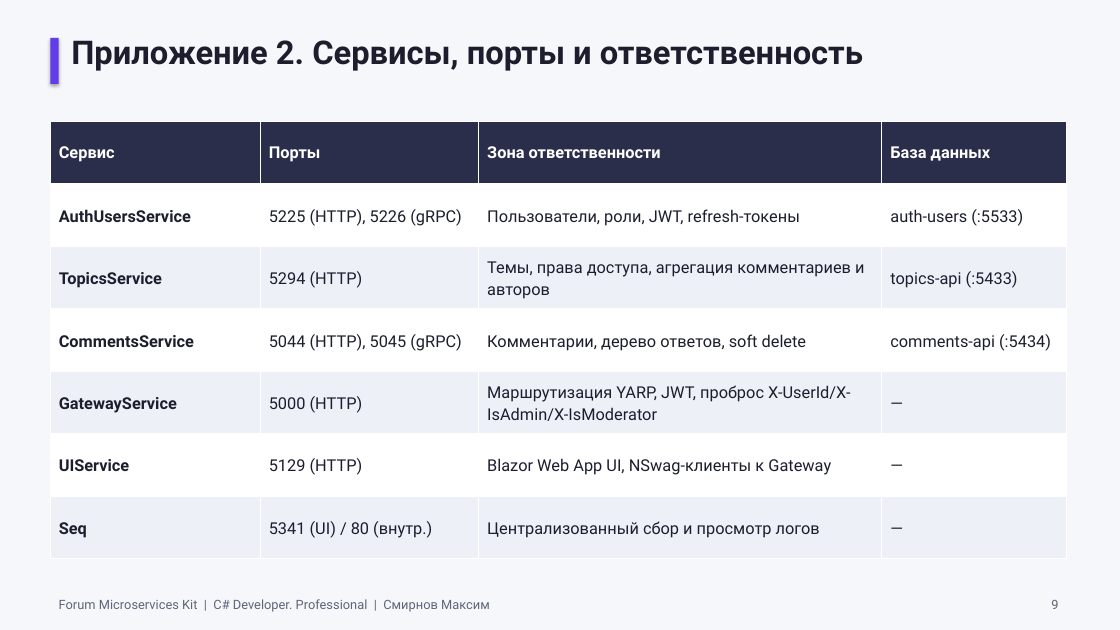
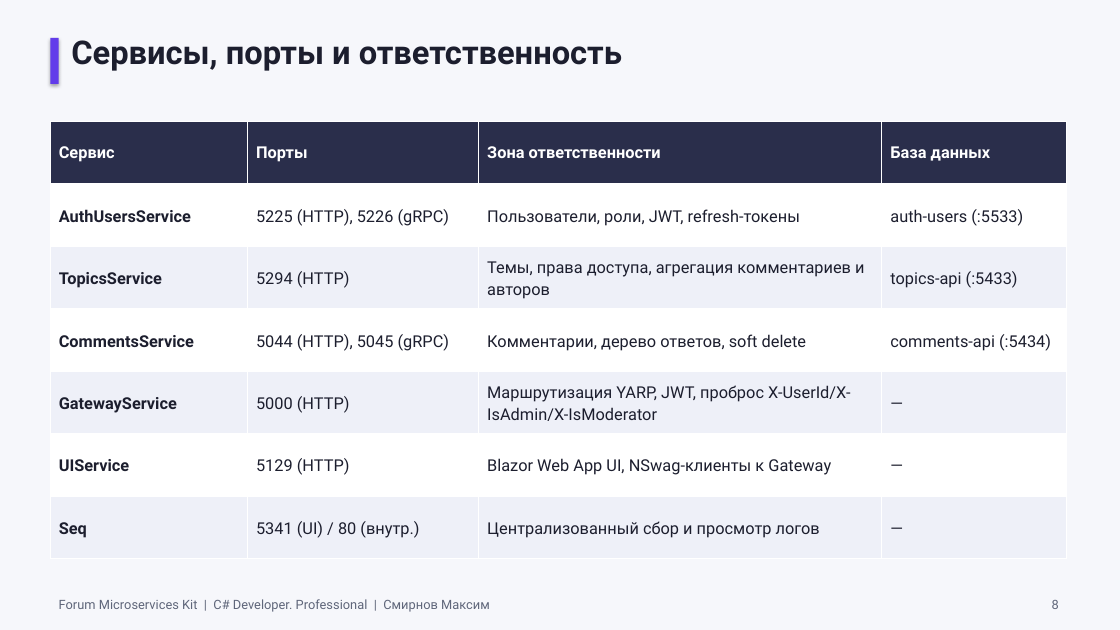
Before and after one commit to smirnovMV-dev/otus-forum, a slide deck: slide 8 of Workaround/Presentation/Forum_Microservices_Kit_Defense.pptx (slide 9 before the commit). Drawn at 1120x630 pixels with LibreOffice and Linux fonts; fonts in the diff are those of the drawing. Boxes give left, top, right and bottom in pixels: in the first picture for what was removed or moved away, otherwise in the second. Text is boxed around its words. In the diff, an @@ line names an element or a change of style, - is before the commit and + after.

```diff
--- a/Workaround/Presentation/Forum_Microservices_Kit_Defense.pptx
+++ b/Workaround/Presentation/Forum_Microservices_Kit_Defense.pptx
@@ text at (71, 40, 622, 71): text changed @@
-Приложение 2. Сервисы, порты и ответственность
+Сервисы, порты и ответственность
@@ table at (50, 122, 1067, 559) @@
@@ borders changed @@
```
Also in this commit, not shown: 13 other slides changed, 1 slide added, 2 slides removed.
